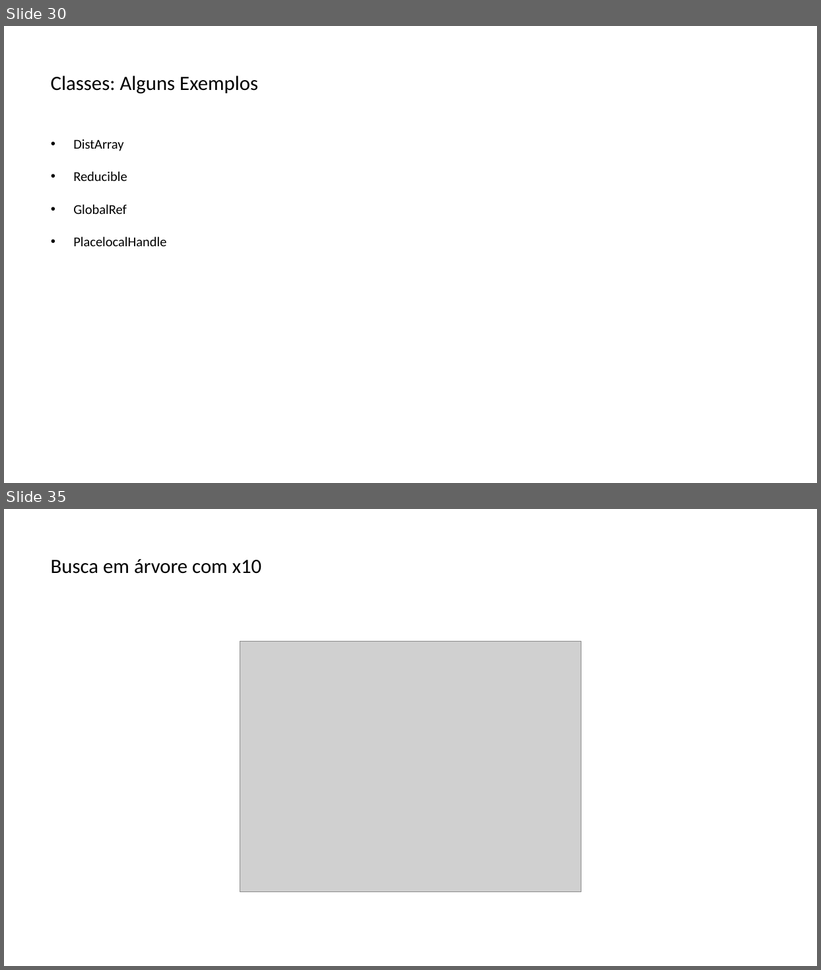
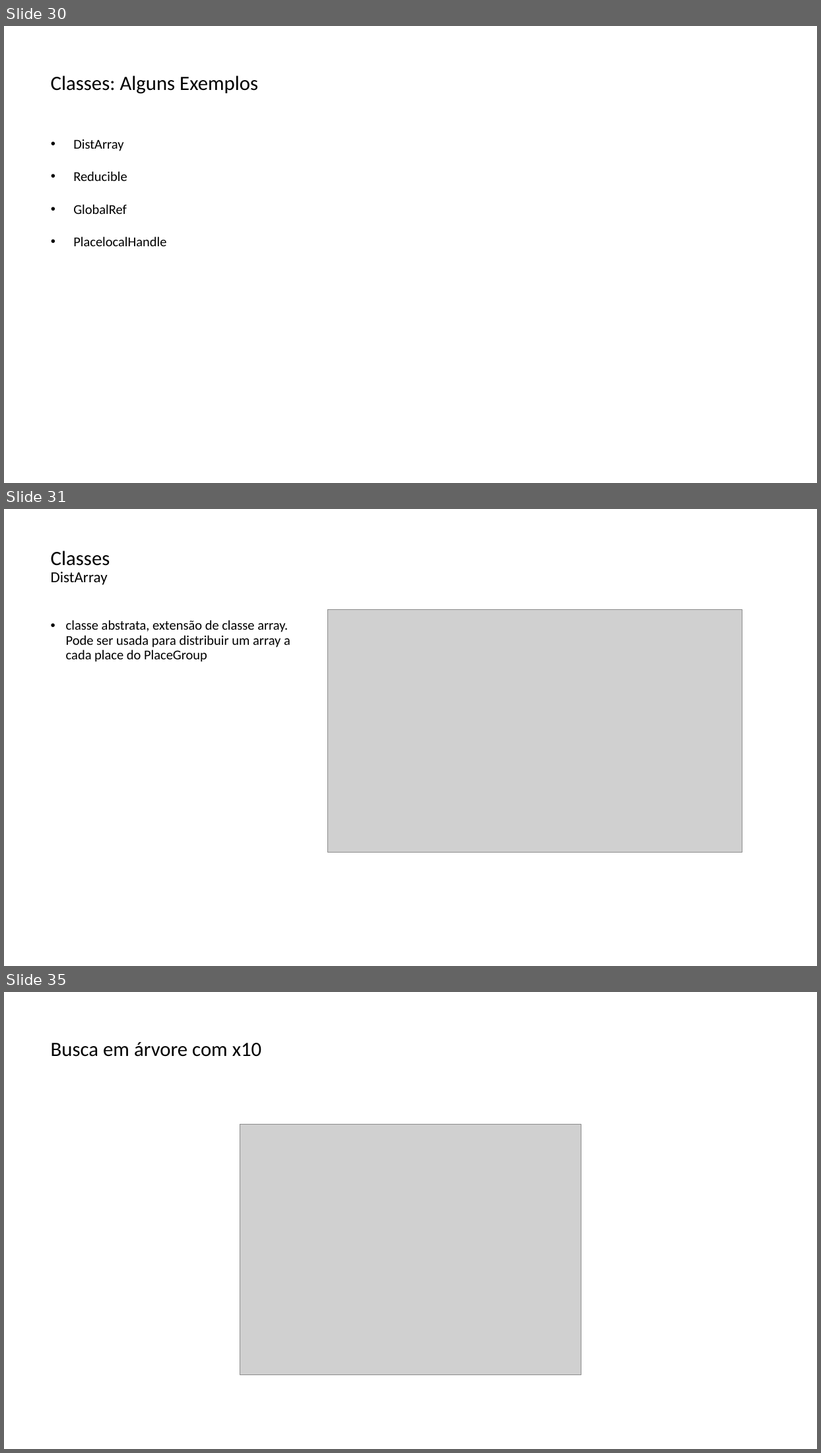
Before and after one commit to lquatrin/inf2591, a slide deck: x10.pptx. Shown one above the other, each under a label of ours: slides 30 and 35 before the commit, slides 30, 31 and 35 after it; the slides between them are not shown. The pictures are 821x970 and 821x1453 pixels, drawn with LibreOffice and Linux fonts; fonts in the diff are those of the drawing; grey boxes stand for pictures. Boxes give left, top, right and bottom in pixels: in the first picture for what was removed or moved away, otherwise in the second. Text is boxed around its words. In the diff, an @@ line names an element or a change of style, - is before the commit and + after.

```diff
--- a/x10.pptx
+++ b/x10.pptx
@@ slide 31 added at (4,509,817,966), background #FFFFFF @@
@@ text added at (51,551,110,585), 18 pt, text #000000 @@
+Classes
+DistArray
@@ text added at (66,620,290,662), 16 pt, text #000000 @@
+• classe abstrata, extensão de classe array. Pode ser usada para distribuir um array a cada place do PlaceGroup
@@ picture added at (328,609,742,852) @@
```
Also in this commit, not shown: 13 slides changed, 7 other slides added, 3 slides removed, 1 other file.
